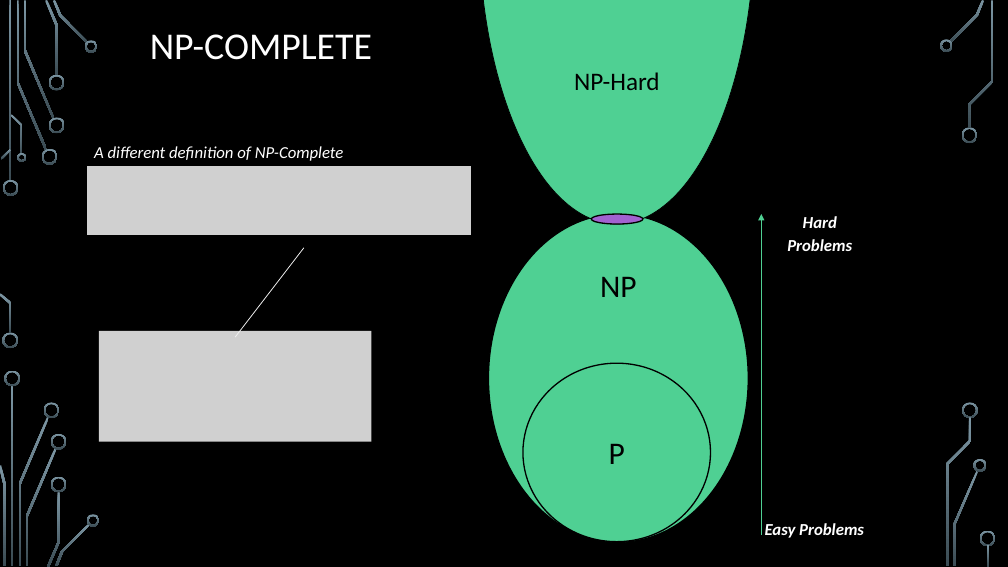
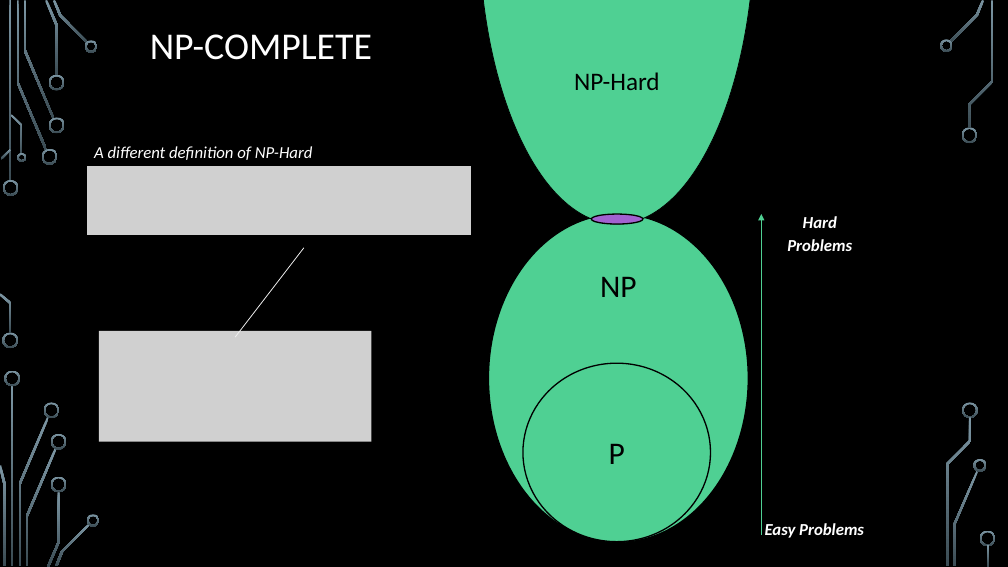
Before and after one commit to markfloryan/dmt2, a slide deck: slide 31 of slides/05-ComplexityTheory.pptx. Drawn at 1008x567 pixels with LibreOffice and Linux fonts; fonts in the diff are those of the drawing; grey boxes stand for pictures; background and template pictures are left out. Boxes give left, top, right and bottom in pixels: in the first picture for what was removed or moved away, otherwise in the second. Text is boxed around its words. In the diff, an @@ line names an element or a change of style, - is before the commit and + after.

Commit message:
small fixes in mod 5

```diff
--- a/slides/05-ComplexityTheory.pptx
+++ b/slides/05-ComplexityTheory.pptx
@@ text at (x1=94, y1=146, x2=313, y2=160): text changed @@
-A different definition of NP-Complete
+A different definition of NP-Hard
```
Also in this commit, not shown: 1 other slide changed.
